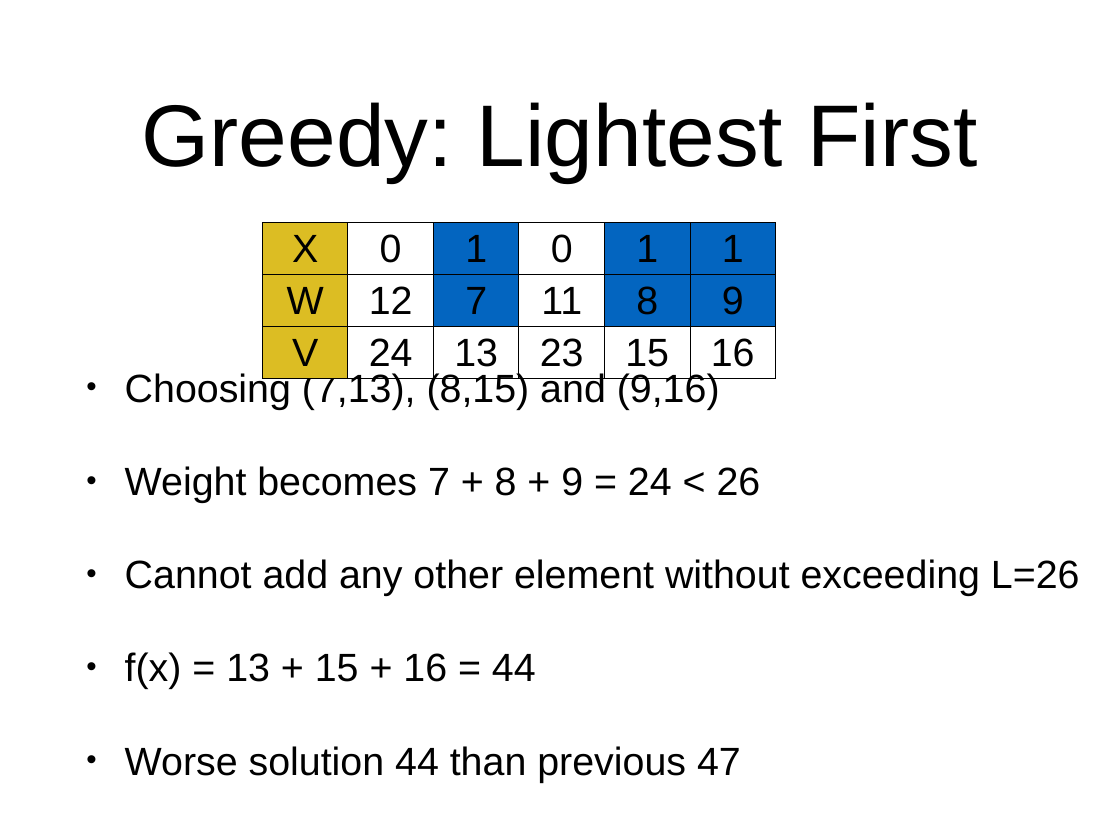
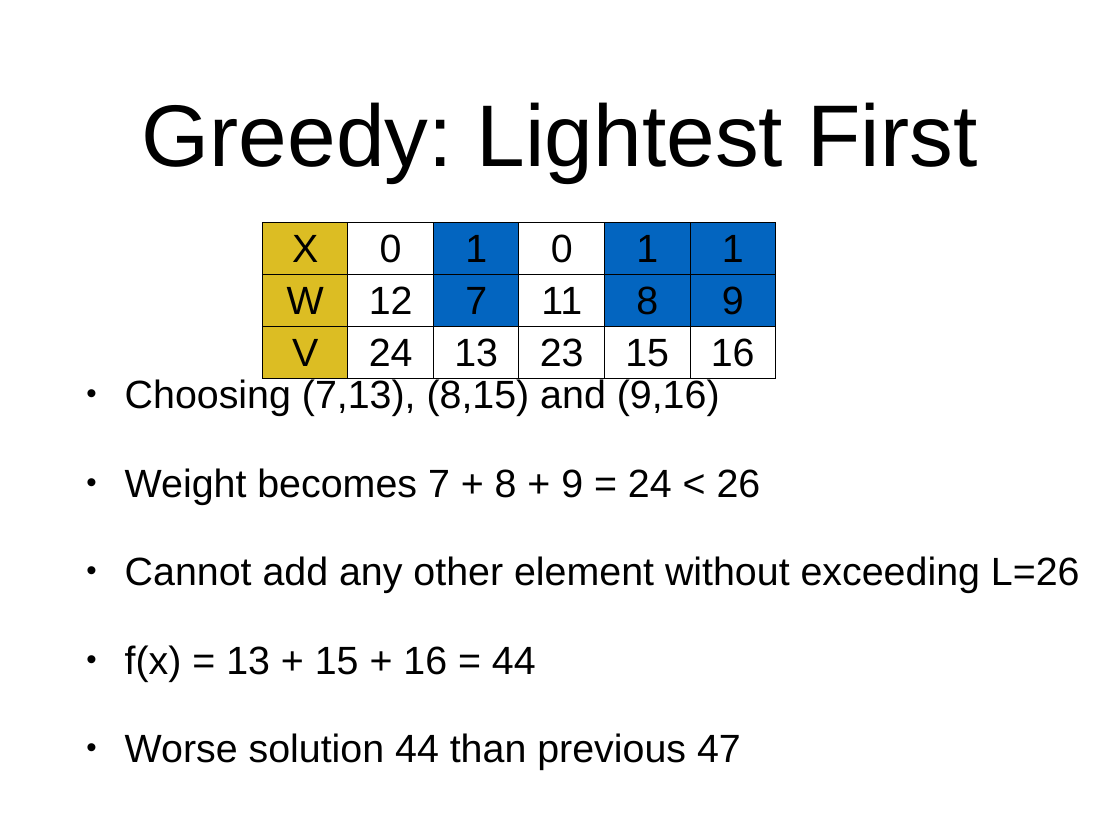
Before and after one commit to arcuri82/algorithms, a slide deck: slide 23 of docs/slides/10/10_optimization.pptx (slide 20 before the commit). Drawn at 1120x840 pixels with LibreOffice and Linux fonts; fonts in the diff are those of the drawing. Boxes give left, top, right and bottom in pixels: in the first picture for what was removed or moved away, otherwise in the second. Text is boxed around its words. In the diff, an @@ line names an element or a change of style, - is before the commit and + after.

```diff
--- a/docs/slides/10/10_optimization.pptx
+++ b/docs/slides/10/10_optimization.pptx
@@ text "Choosing (7,13), (8,15) and (9,16)" at [125,377,1080,770]: line spacing 1 to 0.9 @@
```
Also in this commit, not shown: 3 other slides changed, 3 slides added, 2 other files.
